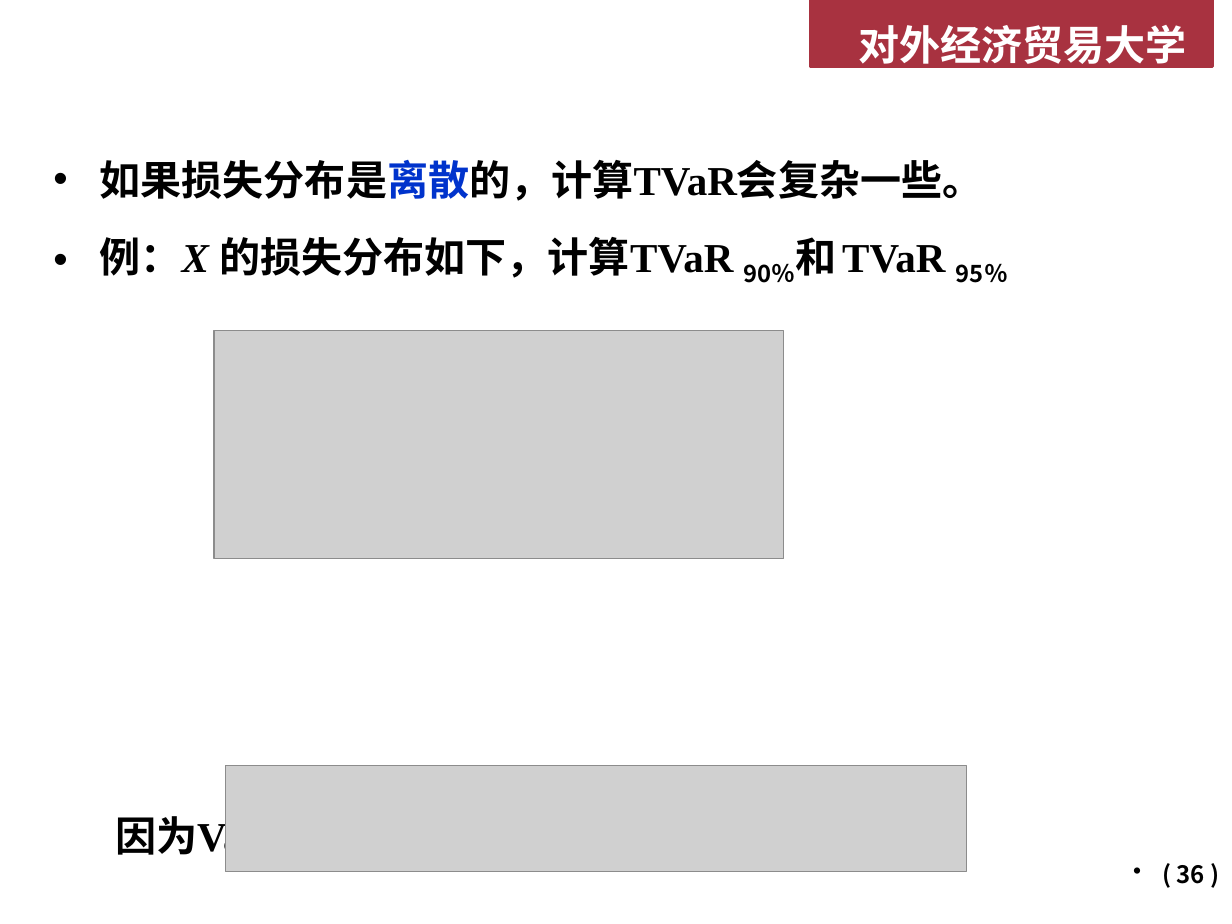
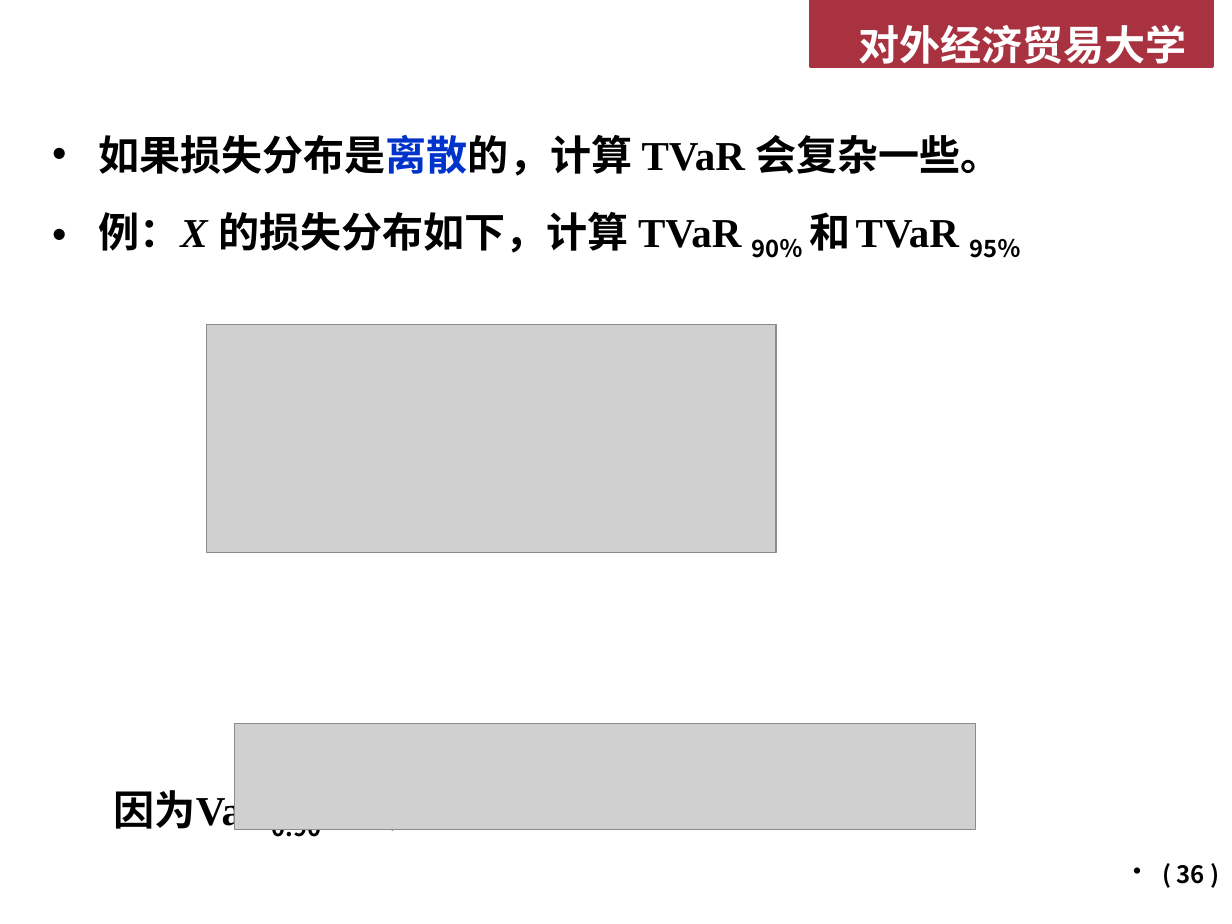
Before and after one commit to lizhengxiao/Non-life-Insurance-Actuarial-Science, a slide deck: slide 36 of Lectures/Week 2 - 风险度量基础.pptx. Drawn at 1232x924 pixels with LibreOffice and Linux fonts; fonts in the diff are those of the drawing; grey boxes stand for pictures; background and template pictures are left out. Boxes give left, top, right and bottom in pixels: in the first picture for what was removed or moved away, otherwise in the second. Text is boxed around its words. In the diff, an @@ line names an element or a change of style, - is before the commit and + after.

```diff
--- a/Lectures/Week 2 - 风险度量基础.pptx
+++ b/Lectures/Week 2 - 风险度量基础.pptx
@@ text "如果损失分布是离散的，计算 TVaR 会复杂一些。" moved from (x1=100, y1=160, x2=1008, y2=861) to (x1=98, y1=135, x2=1021, y2=842) @@
@@ text at (x1=98, y1=135, x2=1021, y2=258): spaces changed @@
-• 如果损失分布是离散的，计算TVaR会复杂一些。
-• 例：X 的损失分布如下，计算TVaR 90％和 TVaR 95％
+• 如果损失分布是离散的，计算 TVaR 会复杂一些。
+• 例：X 的损失分布如下，计算 TVaR 90％ 和 TVaR 95％
@@ picture moved from (x1=214, y1=331, x2=784, y2=559) to (x1=207, y1=324, x2=776, y2=552) @@
@@ picture moved from (x1=225, y1=765, x2=967, y2=871) to (x1=234, y1=723, x2=976, y2=829) @@
```
Also in this commit, not shown: 11 other slides changed, 1 slide added, 1 other file.
